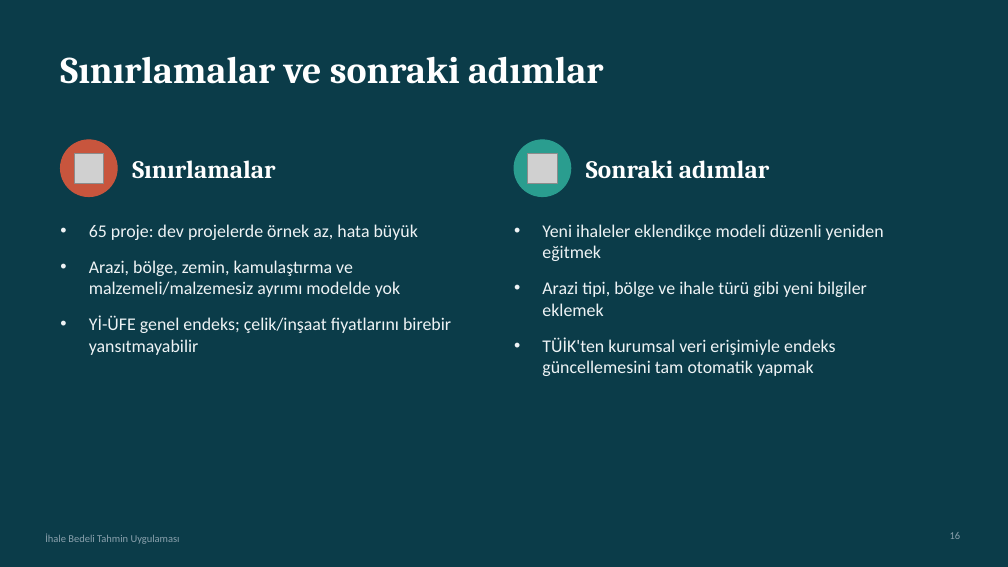
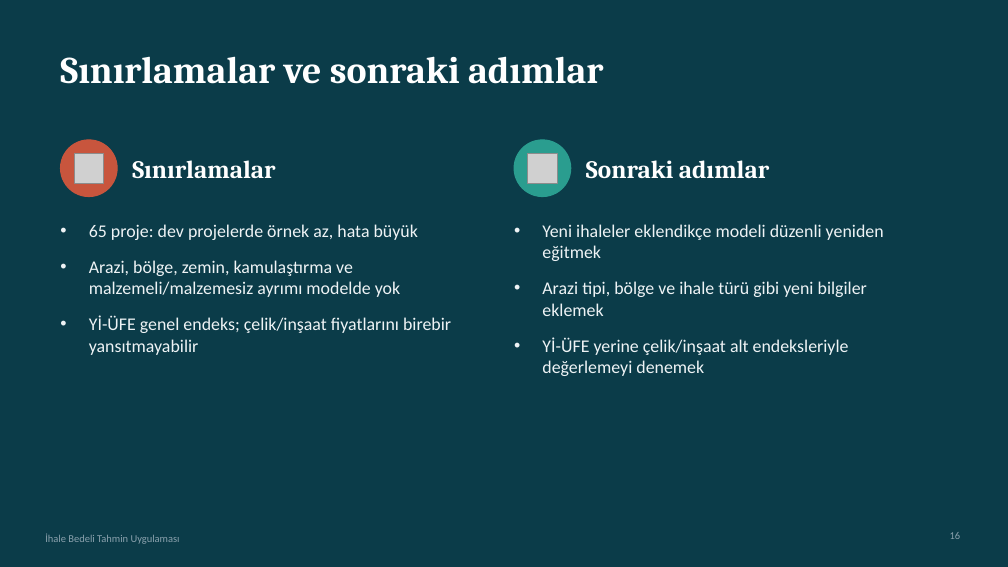
Before and after one commit to furkanatlan/ihale_tahmin, a slide deck: slide 16 of sunum/ihale_tahmin_sunumu.pptx. Drawn at 1008x567 pixels with LibreOffice and Linux fonts; fonts in the diff are those of the drawing; grey boxes stand for pictures. Boxes give left, top, right and bottom in pixels: in the first picture for what was removed or moved away, otherwise in the second. Text is boxed around its words. In the diff, an @@ line names an element or a change of style, - is before the commit and + after.

```diff
--- a/sunum/ihale_tahmin_sunumu.pptx
+++ b/sunum/ihale_tahmin_sunumu.pptx
@@ text at (542, 337, 849, 376): text changed @@
-• TÜİK'ten kurumsal veri erişimiyle endeks güncellemesini tam otomatik yapmak
+• Yİ-ÜFE yerine çelik/inşaat alt endeksleriyle değerlemeyi denemek
```
Also in this commit, not shown: 2 other slides changed, 6 other files.
